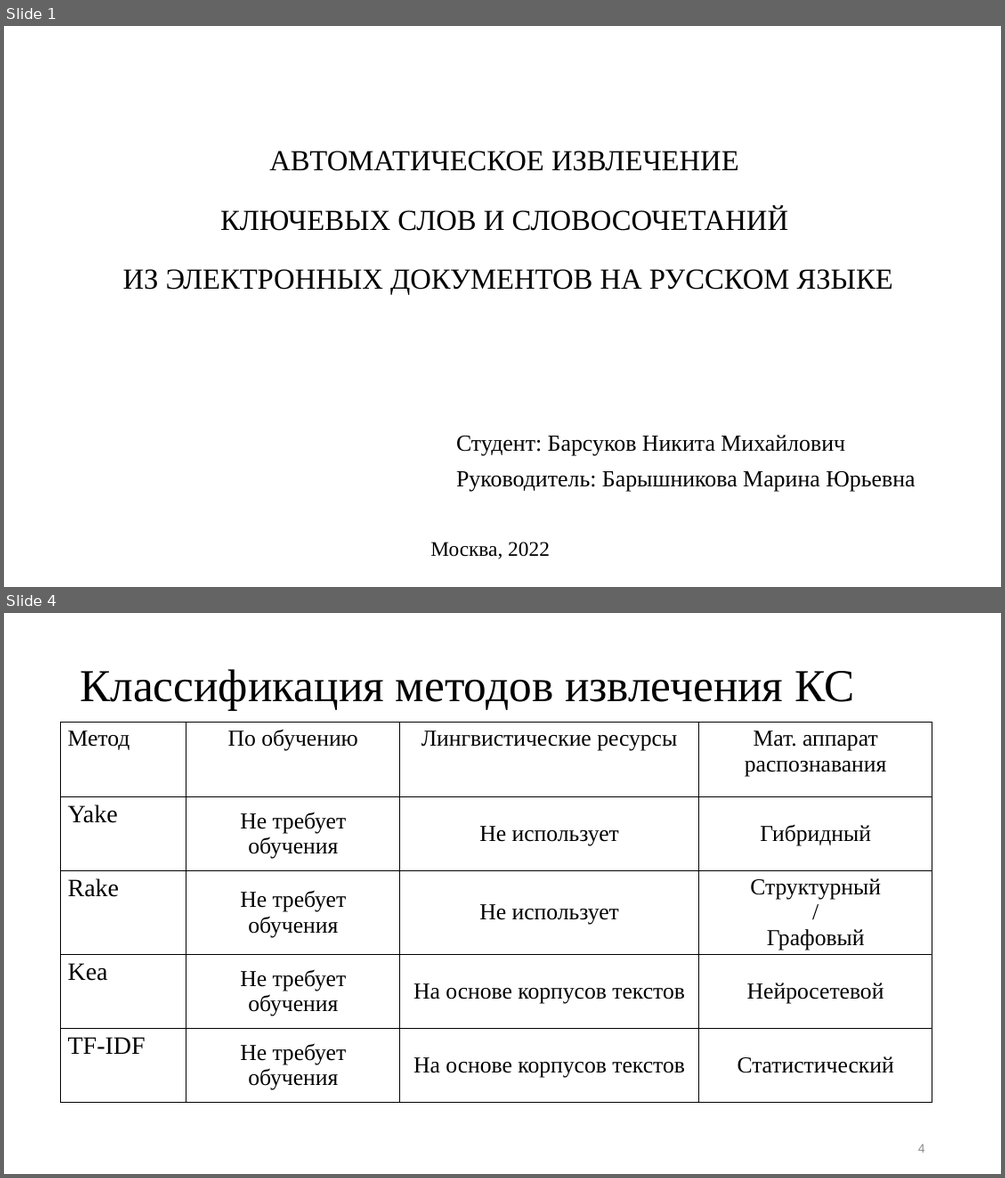
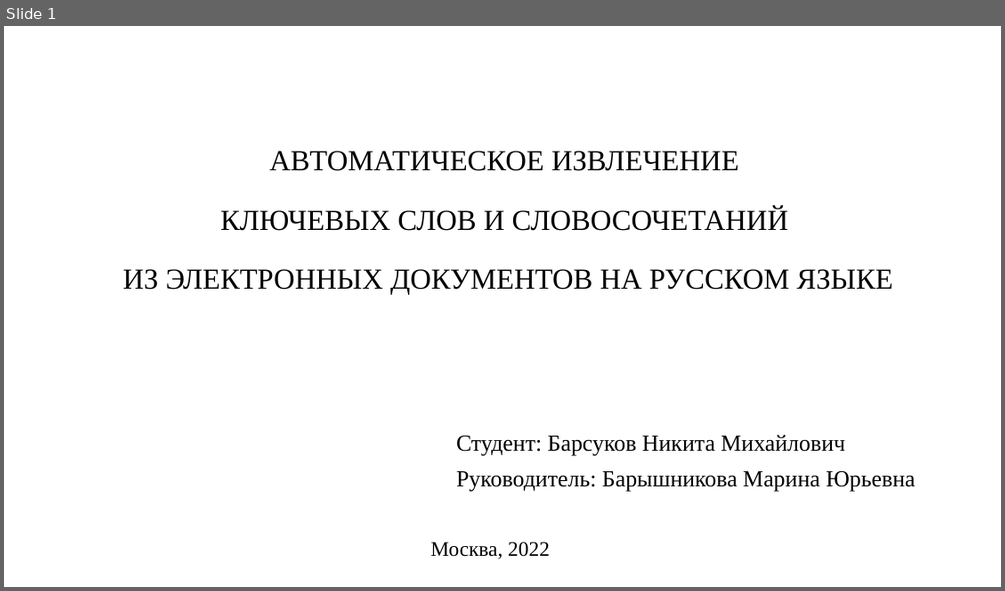
Before and after one commit to BroBezzubik/Diplome2021, a slide deck: Защита/Презентация_кор.pptx. Shown one above the other, each under a label of ours: slides 1 and 4 before the commit, slide 1 after it; the slides between them are not shown. The pictures are 1005x1178 and 1005x591 pixels, drawn with LibreOffice and Linux fonts; fonts in the diff are those of the drawing. Boxes give left, top, right and bottom in pixels: in the first picture for what was removed or moved away, otherwise in the second. Text is boxed around its words. In the diff, an @@ line names an element or a change of style, - is before the commit and + after.

```diff
--- a/Защита/Презентация_кор.pptx
+++ b/Защита/Презентация_кор.pptx
@@ slide 4 removed at bbox=[4, 613, 1001, 1174], background #FFFFFF @@
@@ title removed at bbox=[80, 669, 854, 711] @@
-Классификация методов извлечения КС
@@ table removed at bbox=[60, 722, 933, 1109], 5 rows, 4 columns @@
-Метод | По обучению | Лингвистические ресурсы | Мат. аппарат распознавания
-Yake | Не требует обучения | Не использует | Гибридный
-Rake | Не требует обучения | Не использует | Структурный / / / Графовый
-Kea | Не требует обучения | На основе корпусов текстов | Нейросетевой
-TF-IDF | Не требует обучения | На основе корпусов текстов | Статистический
@@ page number removed at bbox=[918, 1143, 925, 1152] @@
-4
```
Also in this commit, not shown: 6 slides changed, 4 slides added, 6 other slides removed, 4 other files.
